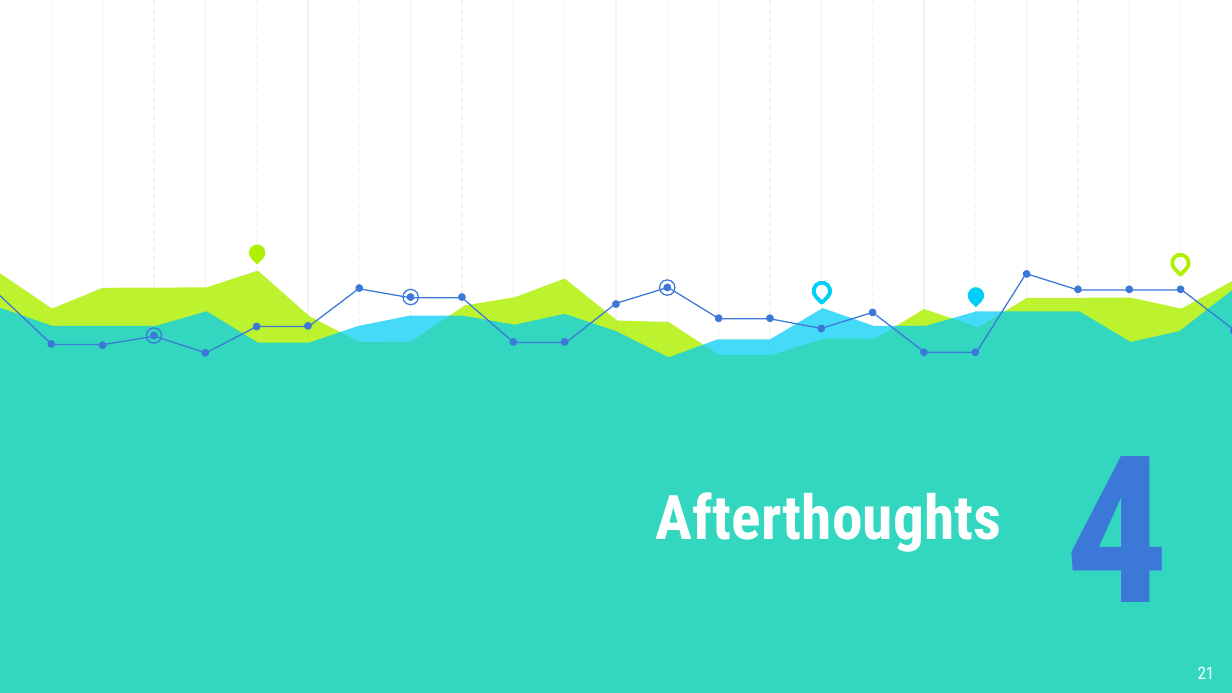
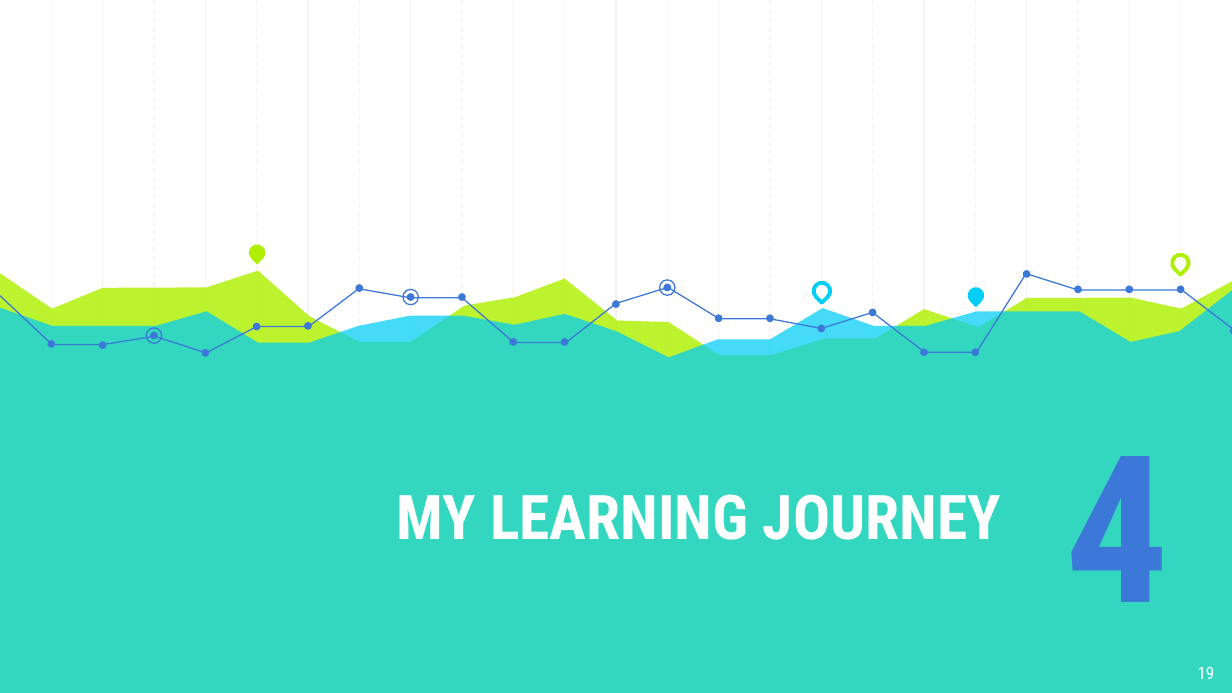
Before and after one commit to Andyayk/app, a slide deck: slide 19 of Graph Based Search Version 2.pptx (slide 21 before the commit). Drawn at 1232x693 pixels with LibreOffice and Linux fonts; fonts in the diff are those of the drawing. Boxes give left, top, right and bottom in pixels: in the first picture for what was removed or moved away, otherwise in the second. Text is boxed around its words. In the diff, an @@ line names an element or a change of style, - is before the commit and + after.

```diff
--- a/Graph Based Search Version 2.pptx
+++ b/Graph Based Search Version 2.pptx
@@ title at box(397, 494, 1001, 540): text changed @@
-Afterthoughts
+MY LEARNING JOURNEY
@@ page number at box(1198, 666, 1215, 679): text changed @@
-21
+19
```
Also in this commit, not shown: 9 other slides changed.
